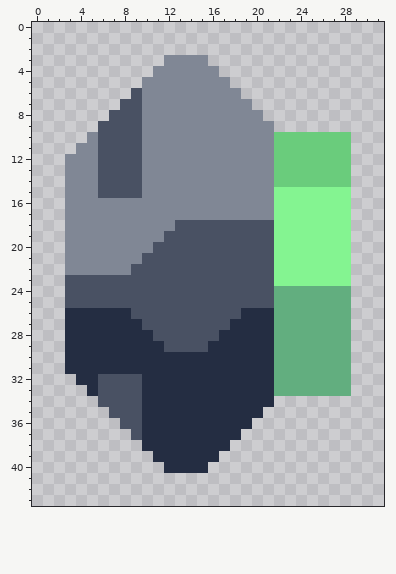
Two states of a pixel-art sprite, sprites/units/drop tree (air)/md03-rain-gun-side.png. That is the earlier state.
The file is 32x44 pixels.
After the commit:
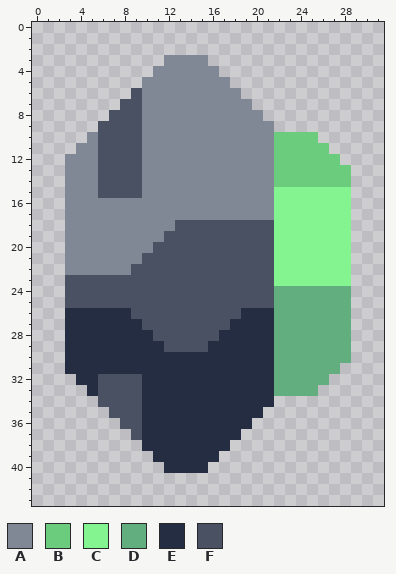
Palette (. is transparent): A #808795  B #6acc7c  C #84f491  D #62ae7f  E #242d42  F #495163
Changes in this commit:
y 10: x 26..28 BBB -> ...
y 11: x 27..28 BB -> ..
y 12: x 28 B -> .
y 31: x 28 D -> .
y 32: x 27..28 DD -> ..
y 33: x 26..28 DDD -> ...
Changed places in both pictures, as pixel boxes (x1, y1, x2, y2):
erased: (318, 132, 351, 165)
erased: (318, 363, 351, 396)
